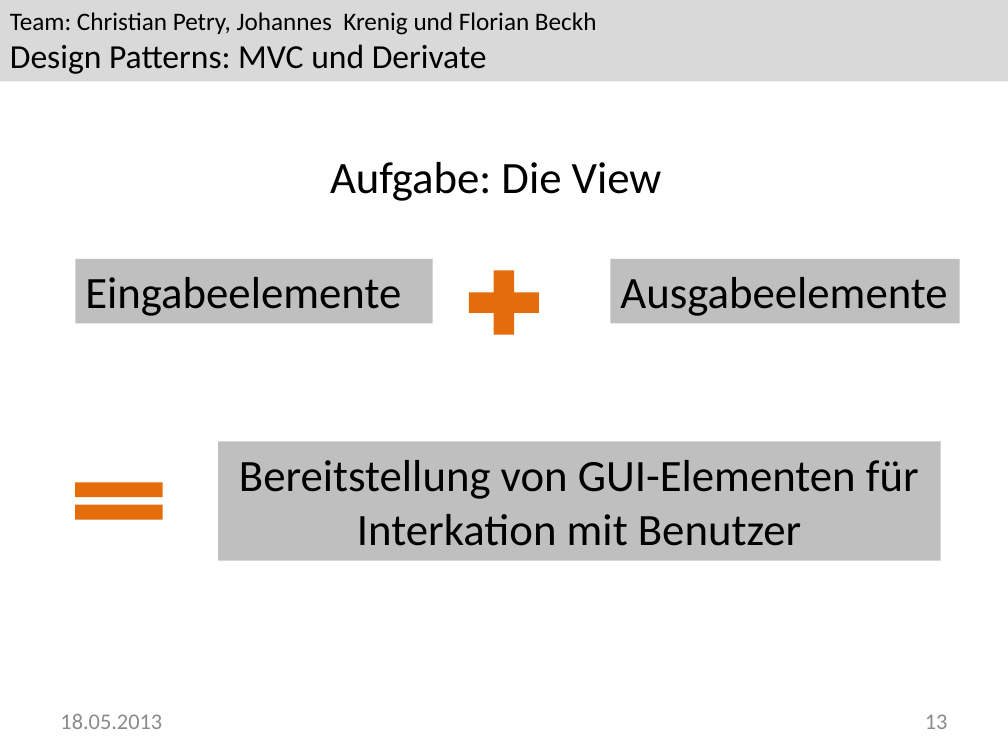
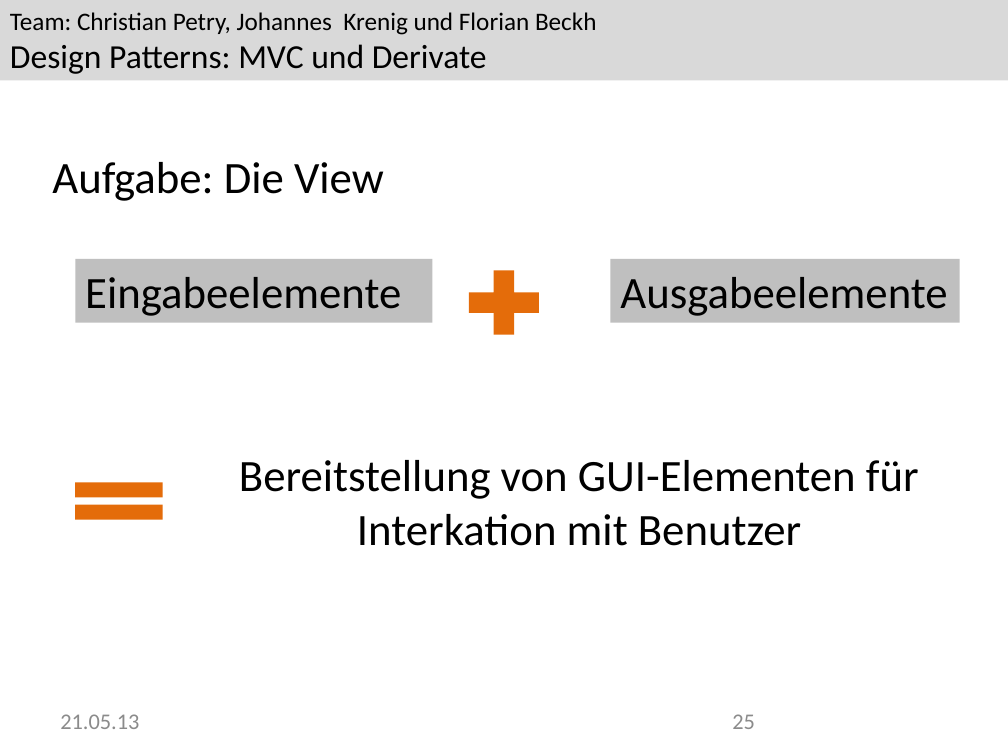
Before and after one commit to Greever/Design-Pattern-MVC, a slide deck: slide 25 of Dokumentation/Praesentation/Praesentation.pptx (slide 13 before the commit). Drawn at 1008x756 pixels with LibreOffice and Linux fonts; fonts in the diff are those of the drawing; background and template pictures are left out. Boxes give left, top, right and bottom in pixels: in the first picture for what was removed or moved away, otherwise in the second. Text is boxed around its words. In the diff, an @@ line names an element or a change of style, - is before the commit and + after.

```diff
--- a/Dokumentation/Praesentation/Praesentation.pptx
+++ b/Dokumentation/Praesentation/Praesentation.pptx
@@ text "Aufgabe: Die View" at [52, 162, 384, 201]: alignment centre to left @@
@@ text "Bereitstellung von GUI-Elementen für Interkation ...": place and size @@
-text "Bereitstellung von GUI-Elementen für Interkation ..." at [219, 442, 941, 560]
+text "Bereitstellung von GUI-Elementen für Interkation ..." at [239, 460, 919, 546]
@@ text "Bereitstellung von GUI-Elementen für Interkation ..." at [239, 460, 919, 546]: less space between paragraphs; fill #BFBFBF to none @@
@@ text at [60, 714, 139, 729]: text changed; text colour #8C8C8C to #8B8B8B @@
-18.05.2013
+21.05.13
@@ page number at [732, 714, 755, 729]: text changed; text colour #8C8C8C to #8B8B8B @@
-13
+25
```
Also in this commit, not shown: 20 other slides changed, 15 slides added, 3 slides removed, 1 other file.
